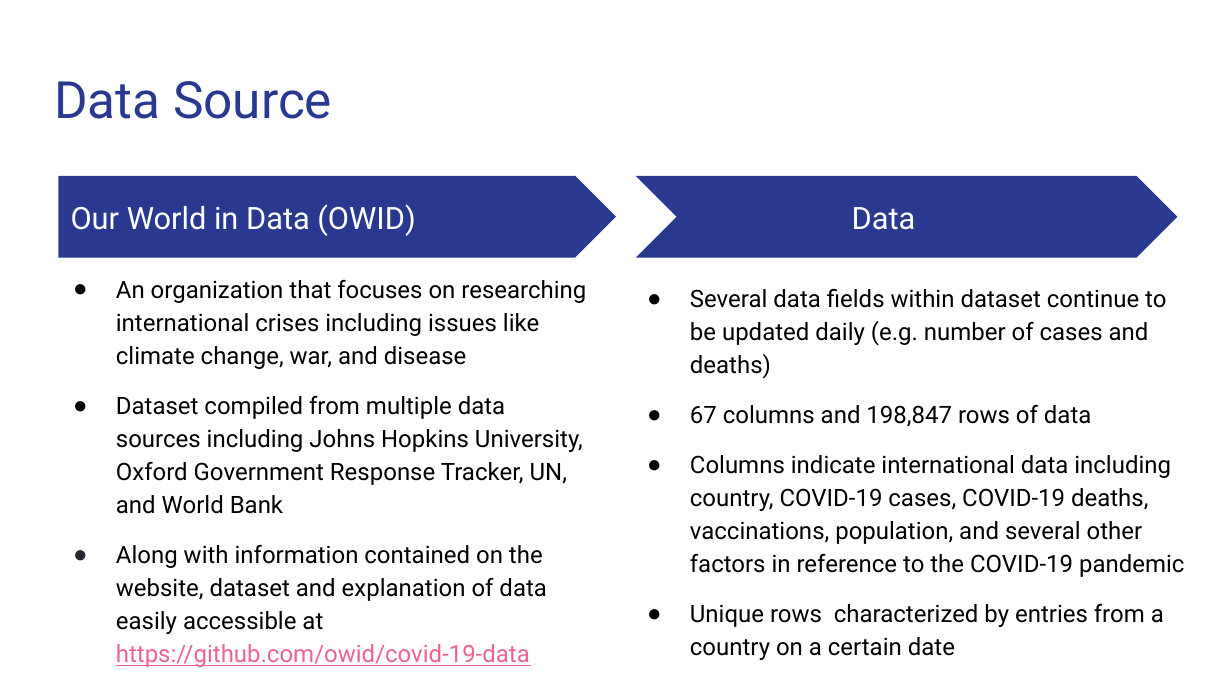
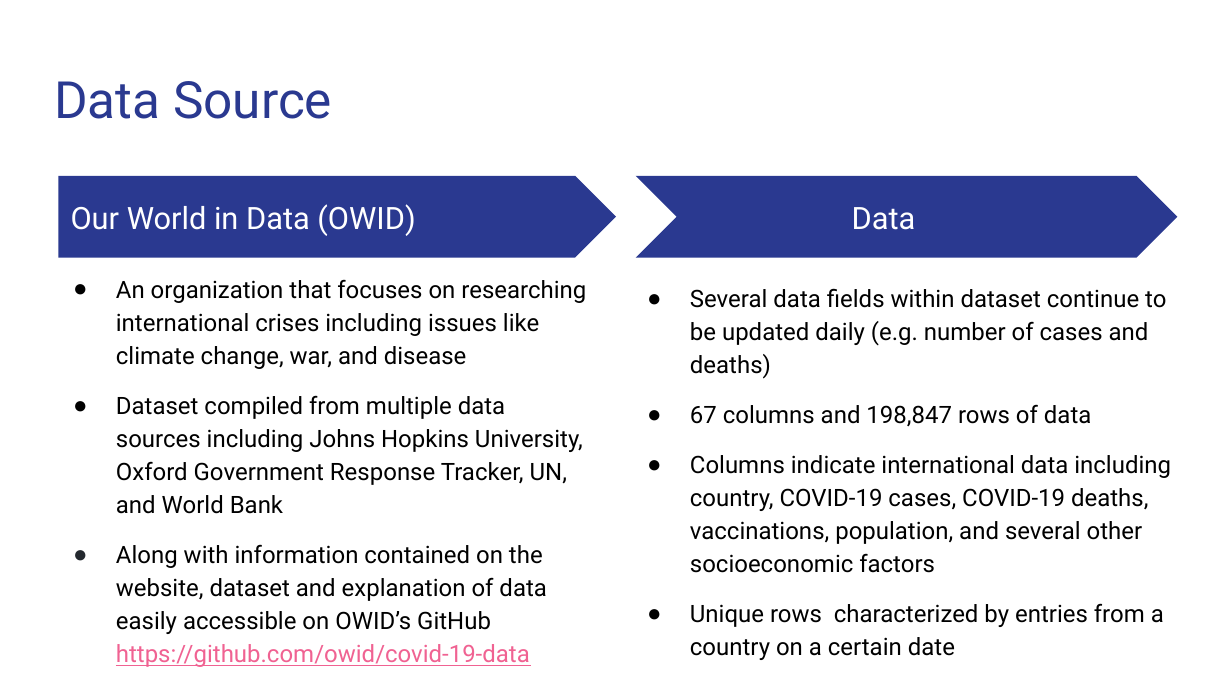
Before and after one commit to Magzzie/COVID-19_Analysis, a slide deck: slide 4 of COVID-19 Analysis.pptx. Drawn at 1232x693 pixels with LibreOffice and Linux fonts; fonts in the diff are those of the drawing. Boxes give left, top, right and bottom in pixels: in the first picture for what was removed or moved away, otherwise in the second. Text is boxed around its words. In the diff, an @@ line names an element or a change of style, - is before the commit and + after.

Commit message:
updating ML and data preprocessing of data to presentation

```diff
--- a/COVID-19 Analysis.pptx
+++ b/COVID-19 Analysis.pptx
@@ text at (690, 455, 1171, 573): text changed @@
-● Columns indicate international data including country, COVID-19 cases, COVID-19 deaths, vaccinations, population, and several other factors in reference to the COVID-19 pandemic
+● Columns indicate international data including country, COVID-19 cases, COVID-19 deaths, vaccinations, population, and several other socioeconomic factors
@@ text at (116, 544, 546, 667): text changed @@
-● Along with information contained on the website, dataset and explanation of data easily accessible at https://github.com/owid/covid-19-data
+● Along with information contained on the website, dataset and explanation of data easily accessible on OWID’s GitHub https://github.com/owid/covid-19-data
```
Also in this commit, not shown: 6 other slides changed, 1 slide added, 1 slide removed.
